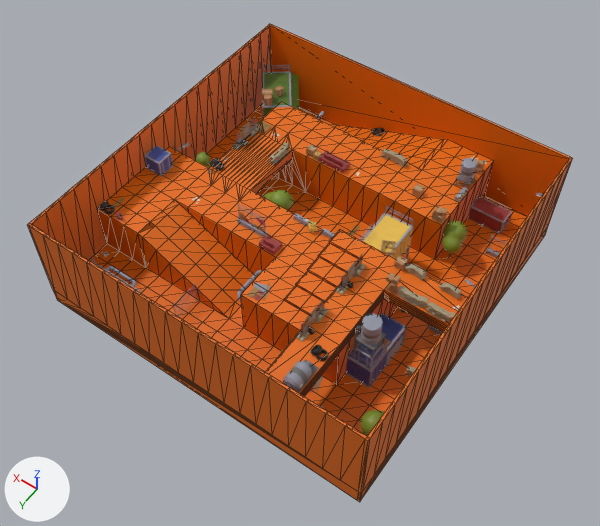
An edit to the glTF model public/models/map.glb, drawn before and after from the same camera.
Before and after are seen from a camera (50 mm lens) standing at (-33.7, 48.8, 75.5) and looking at (-0.9, 2.8, 3.3). Every picture has the same lights, and +X, +Y and +Z are marked at lower left. Mesh edges are drawn as thin lines on the coarser meshes. Where no turn or scale is listed for an object, it has been applied to the vertices. Vertices at the same position are counted once.

Objects in the first picture: 'Container_Long', 'Container_Small', 'Map', 'Structure_2', 'Structure_3', 'Structure_4', 'WaterTank_Floor'.
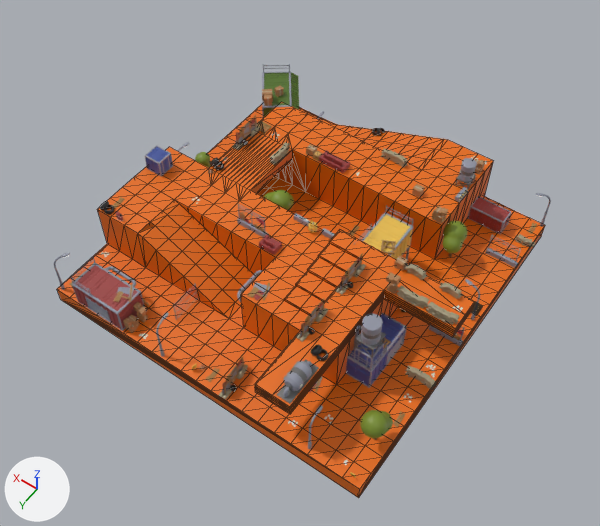
What differs and where, as boxes (x1, y1, x2, y2) in the pictures (600 x 526 px):
'Map', reshaped (10% narrower, 17% shorter): before (28, 24, 573, 502); after (57, 102, 545, 498)
part 1 of me_cube_001, cut back: before (28, 24, 573, 502); after (57, 226, 545, 498)
'Structure_1', unchanged, uncovered by the edit: before (89, 256, 141, 293); after (70, 256, 149, 333)

What changed in the scene script:
```text
Change me_cube_001:
    used by ob_map; location = (0.0, 0.0, 0.0)
    remove me_cube_001.from_pydata(...)  # 970 vertices, 1967 faces; spans x -20.3..20.3, y -20.3..20.3, z -1.0..12.0
    add me_cube_001.from_pydata(...)  # 759 vertices, 1545 faces; spans x -20.0..20.0, y -20.0..20.0, z -1.0..8.5
    me_cube_001 part 1
    211 vertices are removed from x -20.3..20.3, y -20.3..20.3, z -1.0..12.0
    485 faces are deleted
    63 new faces join them
```
